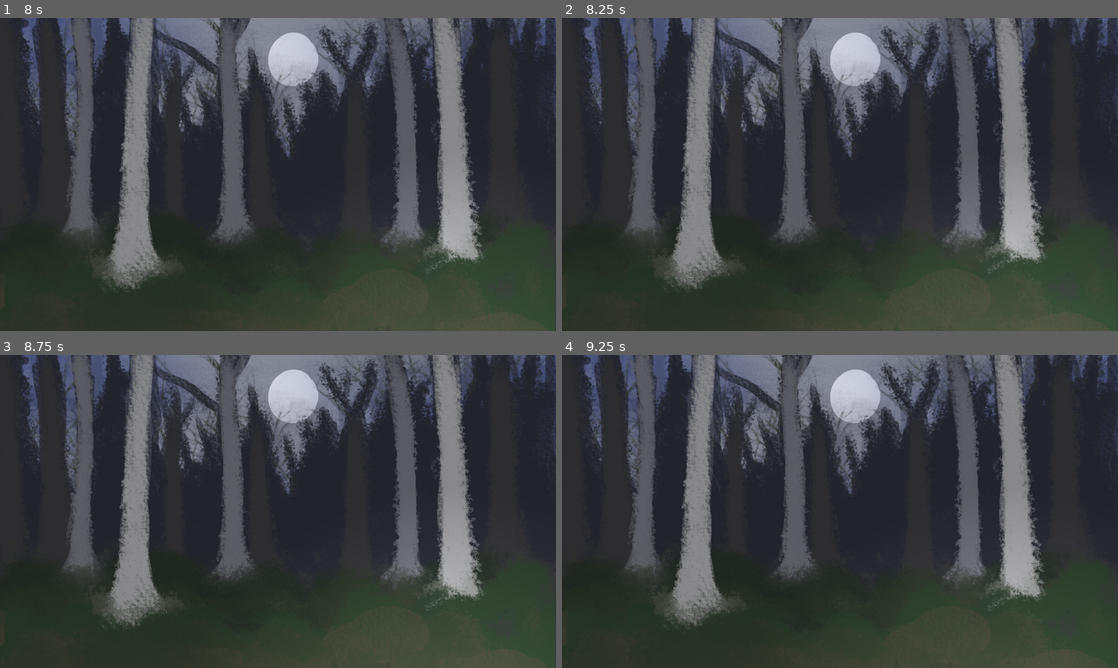
Above: before the commit, frames 1-4 (two rows, left to right).
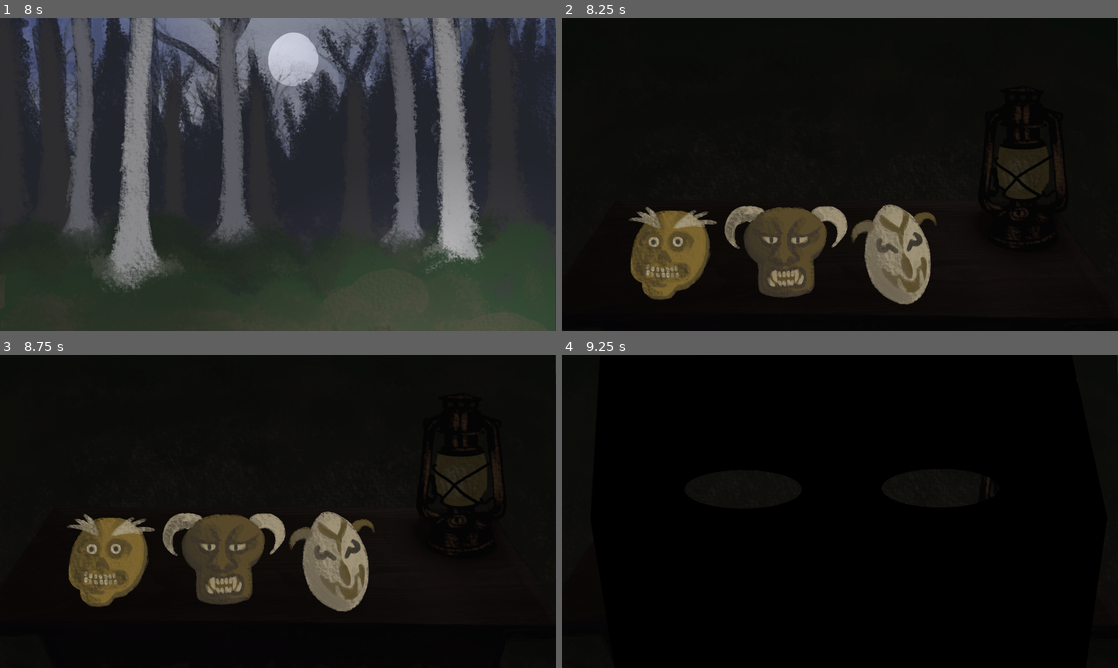
Above: after the commit, the same moments.

Repository: serrureriehurluberlesque/GGJ2026
Game: Godot game, scene res://scenes/main/main.tscn
Two runs of this game, one before a commit and one after it. Both use one fixed random seed, a clock stepped at 60 frames per second and the inputs below. The engine's default icon, where the game draws it, is replaced by a stand-in: a white triangle on a blue panel in a dark square.
Inputs (mouse positions are in pixels of both pictures, inside the frame that each line leads up to):
- Up to frame 1 (8 s): tap Enter at 0.5, 2, 3.5 s; move the mouse to (400, 158) at 0.52 s; hold Up (ui_up) 0.53-1.28 s; hold E (activate) 0.53-1.28 s; click (400, 158) at 0.67 s; tap Space at 1.25, 2.75, 6.5 s; move the mouse to (166, 190) at 1.27 s; hold Down (ui_down) 1.28-2.03 s; click (166, 190) at 1.35 s; move the mouse to (333, 105) at 2.02 s; hold E (activate) 2.03-2.78 s; hold Up (ui_up) 2.03-3.53 s; move the mouse to (250, 237) at 2.77 s; click (250, 237) at 2.85 s; move the mouse to (444, 221) at 3.52 s; hold E (activate) 3.53-4.28 s; hold Down (ui_down) 3.53-5.78 s; move the mouse to (333, 227) at 4.27 s; click (333, 227) at 4.35 s; move the mouse to (222, 221) at 5.02 s; hold E (activate) 5.03-5.78 s; click (222, 221) at 5.17 s; move the mouse to (194, 96) at 5.77 s; hold Up (ui_up) from 5.78 s (still down); click (194, 96) at 5.85 s; move the mouse to (400, 158) at 6.52 s; hold E (activate) 6.53-7.28 s; move the mouse to (166, 190) at 7.27 s; click (166, 190) at 7.35 s
- Up to frame 2 (8.25 s): move the mouse to (895, 105) at 8.02 s; release Up (ui_up) at 8.03 s; hold Down (ui_down) from 8.03 s (still down); hold E (activate) from 8.03 s (still down)
- Up to frame 3 (8.75 s): keep holding Down (ui_down); keep holding E (activate)
- Up to frame 4 (9.25 s): keep holding Down (ui_down); move the mouse to (812, 574) at 8.77 s; release E (activate) at 8.78 s; click (812, 574) at 8.85 s

Frame 1 is identical in both runs. In frame 2, 99% of the frame differs, in the area x 0-100%, y 0-100%; in frame 3, 99%; in frame 4, 100%.

Commit message:
fix fix intro

Diff:
--- a/ggj2026/scenes/main/main.gd
+++ b/ggj2026/scenes/main/main.gd
@@ -54,7 +54,7 @@
 			intro()
 			menued = true
 		return
-	if intro_finished:
+	if intro_finished and not introed:
 		if event.is_pressed():
 			$Monsters.start()
 			introed = true
